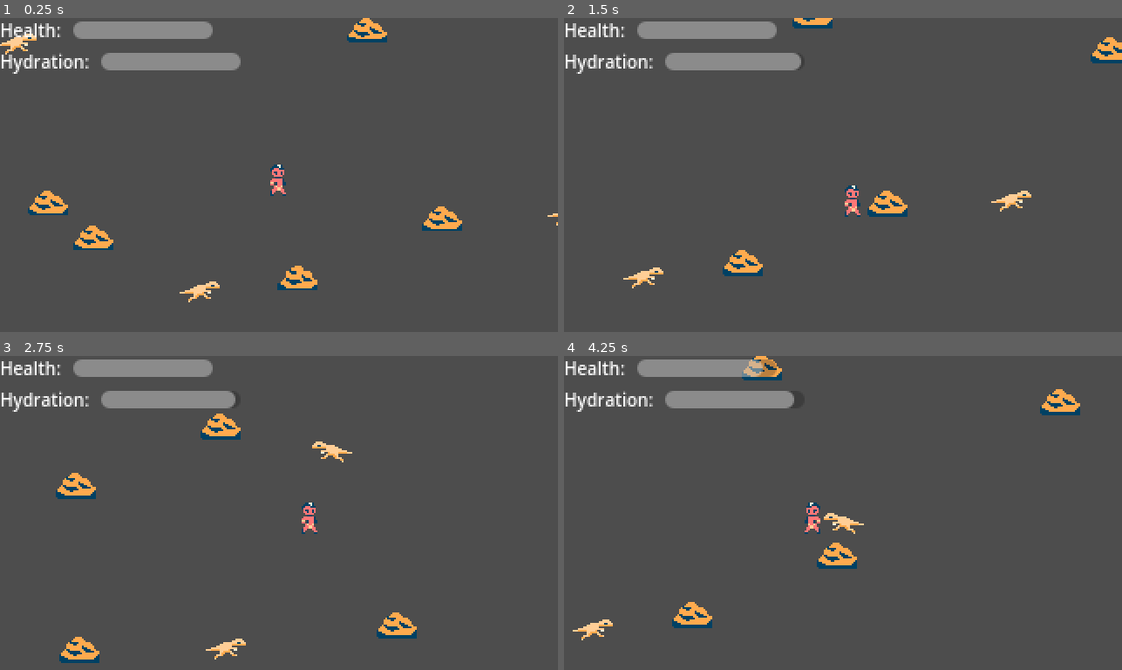
Above: before the commit, frames 1-4 (two rows, left to right).
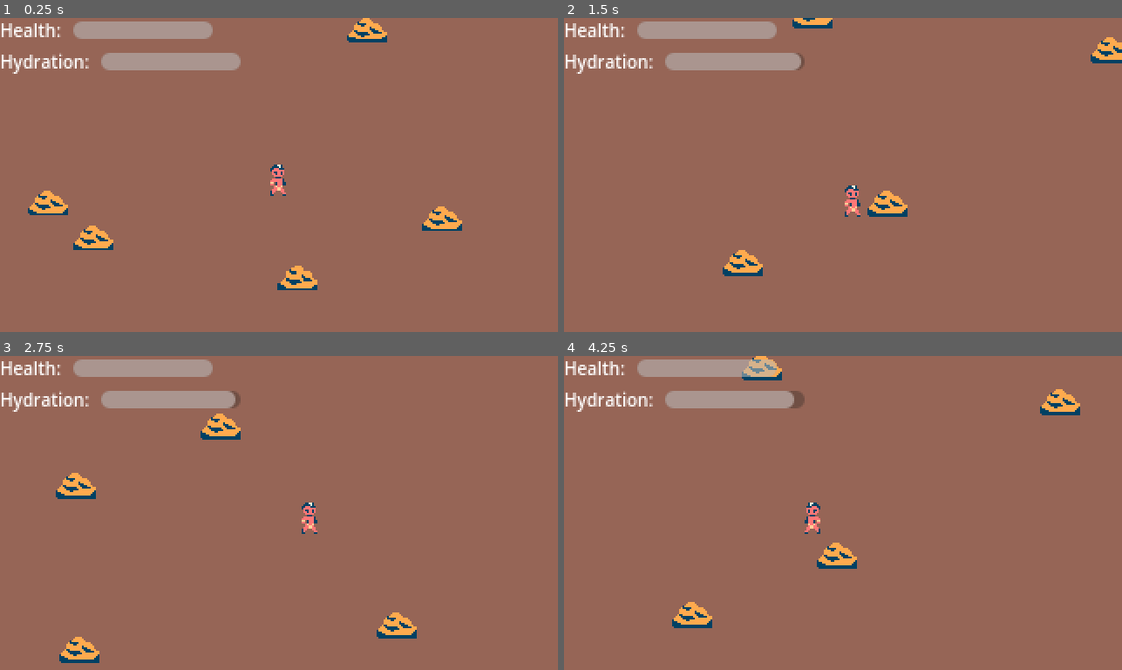
Above: after the commit, the same moments.

Repository: jonathandavidlewis/micro-survival
Game: Godot game, scene res://main_level.tscn
The game is run twice, just before and just after one commit, with the same random seed, the same clock (stepped at 60 frames per second) and the same inputs.
Inputs:
- Up to frame 1 (0.25 s): no input
- Up to frame 2 (1.5 s): tap Enter at 0.5 s; hold D (right) 0.53-1.28 s; hold E (interact) 0.53-1.28 s; hold S (down) from 1.28 s (still down); tap E (interact) at 1.35 s
- Up to frame 3 (2.75 s): release S (down) at 2.03 s; hold D (right) from 2.03 s (still down); hold E (interact) from 2.03 s (still down)
- Up to frame 4 (4.25 s): release D (right) at 2.78 s; release E (interact) at 2.78 s; hold W (up) 2.78-3.53 s; tap E (interact) at 2.85 s; hold A (left) from 3.53 s (still down); hold E (interact) from 3.53 s (still down)

The runs differ from the first frame. In frame 1, 98% of the frame differs, in the area x 0-100%, y 0-100%; in frame 2, 98%; in frame 3, 98%; in frame 4, 98%.

Commit message:
update level design

Diff:
--- a/project/main_level.tscn
+++ b/project/main_level.tscn
@@ -15,36 +15,134 @@
 position = Vector2(154, 110)
 
 [node name="Enemy" parent="." instance=ExtResource("4_ykdti")]
-position = Vector2(-139, 94)
+position = Vector2(-1294, -1185)
 
 [node name="Enemy2" parent="." instance=ExtResource("4_ykdti")]
-position = Vector2(-52, 197)
+position = Vector2(-1102, 197)
 
 [node name="Enemy3" parent="." instance=ExtResource("4_ykdti")]
-position = Vector2(251, 257)
+position = Vector2(-1468, 2244)
 
 [node name="Enemy4" parent="." instance=ExtResource("4_ykdti")]
-position = Vector2(320, 127)
+position = Vector2(1423, 1954)
+
+[node name="Enemy11" parent="." instance=ExtResource("4_ykdti")]
+position = Vector2(-69, 1290)
+
+[node name="Enemy12" parent="." instance=ExtResource("4_ykdti")]
+position = Vector2(1111, 2657)
 
 [node name="Enemy5" parent="." instance=ExtResource("4_ykdti")]
-position = Vector2(258, -12)
+position = Vector2(2757, -42)
 
 [node name="Enemy6" parent="." instance=ExtResource("4_ykdti")]
-position = Vector2(109, 171)
+position = Vector2(-81, -804)
 
 [node name="Enemy7" parent="." instance=ExtResource("4_ykdti")]
-position = Vector2(4, 29)
+position = Vector2(110, -32)
+
+[node name="Enemy35" parent="." instance=ExtResource("4_ykdti")]
+position = Vector2(-207, 309)
+
+[node name="Enemy36" parent="." instance=ExtResource("4_ykdti")]
+position = Vector2(288, 420)
+
+[node name="Enemy37" parent="." instance=ExtResource("4_ykdti")]
+position = Vector2(-501, -335)
+
+[node name="Enemy38" parent="." instance=ExtResource("4_ykdti")]
+position = Vector2(509, -269)
+
+[node name="Enemy39" parent="." instance=ExtResource("4_ykdti")]
+position = Vector2(-809, 879)
+
+[node name="Enemy40" parent="." instance=ExtResource("4_ykdti")]
+position = Vector2(-451, 649)
+
+[node name="Enemy41" parent="." instance=ExtResource("4_ykdti")]
+position = Vector2(840, 860)
+
+[node name="Enemy42" parent="." instance=ExtResource("4_ykdti")]
+position = Vector2(1088, 345)
 
 [node name="Enemy8" parent="." instance=ExtResource("4_ykdti")]
-position = Vector2(-248, -34)
+position = Vector2(-1844, -975)
+
+[node name="Enemy33" parent="." instance=ExtResource("4_ykdti")]
+position = Vector2(1099, -925)
+
+[node name="Enemy34" parent="." instance=ExtResource("4_ykdti")]
+position = Vector2(1005, -1041)
+
+[node name="Enemy13" parent="." instance=ExtResource("4_ykdti")]
+position = Vector2(-3130, 3317)
+
+[node name="Enemy14" parent="." instance=ExtResource("4_ykdti")]
+position = Vector2(-4170, 3385)
+
+[node name="Enemy15" parent="." instance=ExtResource("4_ykdti")]
+position = Vector2(-3805, 2384)
+
+[node name="Enemy16" parent="." instance=ExtResource("4_ykdti")]
+position = Vector2(288, 4539)
+
+[node name="Enemy17" parent="." instance=ExtResource("4_ykdti")]
+position = Vector2(-713, 4558)
+
+[node name="Enemy18" parent="." instance=ExtResource("4_ykdti")]
+position = Vector2(-505, 3812)
+
+[node name="Enemy19" parent="." instance=ExtResource("4_ykdti")]
+position = Vector2(3039, 2578)
+
+[node name="Enemy20" parent="." instance=ExtResource("4_ykdti")]
+position = Vector2(2582, 3236)
+
+[node name="Enemy21" parent="." instance=ExtResource("4_ykdti")]
+position = Vector2(3747, 3004)
+
+[node name="Enemy22" parent="." instance=ExtResource("4_ykdti")]
+position = Vector2(2135, -2188)
+
+[node name="Enemy23" parent="." instance=ExtResource("4_ykdti")]
+position = Vector2(1639, -1827)
+
+[node name="Enemy24" parent="." instance=ExtResource("4_ykdti")]
+position = Vector2(1341, -2580)
+
+[node name="Enemy25" parent="." instance=ExtResource("4_ykdti")]
+position = Vector2(-4163, -206)
+
+[node name="Enemy26" parent="." instance=ExtResource("4_ykdti")]
+position = Vector2(-4512, -1162)
+
+[node name="Enemy27" parent="." instance=ExtResource("4_ykdti")]
+position = Vector2(-5124, -397)
+
+[node name="Enemy28" parent="." instance=ExtResource("4_ykdti")]
+position = Vector2(-1271, -3365)
+
+[node name="Enemy29" parent="." instance=ExtResource("4_ykdti")]
+position = Vector2(-1425, -3346)
+
+[node name="Enemy30" parent="." instance=ExtResource("4_ykdti")]
+position = Vector2(-1365, -3481)
 
 [node name="Enemy9" parent="." instance=ExtResource("4_ykdti")]
-position = Vector2(54, -91)
+position = Vector2(2800, -564)
 
 [node name="Enemy10" parent="." instance=ExtResource("4_ykdti")]
-position = Vector2(-220, 314)
+position = Vector2(-2251, 1656)
+
+[node name="Enemy31" parent="." instance=ExtResource("4_ykdti")]
+position = Vector2(-2477, 420)
+
+[node name="Enemy32" parent="." instance=ExtResource("4_ykdti")]
+position = Vector2(-2437, 67)
 
 [node name="Bushes" type="Node2D" parent="."]
+metadata/_edit_group_ = true
+metadata/_edit_lock_ = true
 
 [node name="Bush" parent="Bushes" instance=ExtResource("4_r0v67")]
 position = Vector2(320, -76)
@@ -93,3 +191,186 @@
 
 [node name="Bush16" parent="Bushes" instance=ExtResource("4_r0v67")]
 position = Vector2(-146, -113)
+
+[node name="Bush17" parent="Bushes" instance=ExtResource("4_r0v67")]
+position = Vector2(-282, 214)
+
+[node name="Bush18" parent="Bushes" instance=ExtResource("4_r0v67")]
+position = Vector2(-90, 382)
+
+[node name="Bush19" parent="Bushes" instance=ExtResource("4_r0v67")]
+position = Vector2(126, 484)
+
+[node name="Bush20" parent="Bushes" instance=ExtResource("4_r0v67")]
+position = Vector2(-228, 492)
+
+[node name="Bush21" parent="Bushes" instance=ExtResource("4_r0v67")]
+position = Vector2(-85, 561)
+
+[node name="Bush22" parent="Bushes" instance=ExtResource("4_r0v67")]
+position = Vector2(292, 675)
+
+[node name="Bush23" parent="Bushes" instance=ExtResource("4_r0v67")]
+position = Vector2(601, 506)
+
+[node name="Bush24" parent="Bushes" instance=ExtResource("4_r0v67")]
+position = Vector2(505, 335)
+
+[node name="Bush25" parent="Bushes" instance=ExtResource("4_r0v67")]
+position = Vector2(844, 239)
+
+[node name="Bush26" parent="Bushes" instance=ExtResource("4_r0v67")]
+position = Vector2(844, -181)
+
+[node name="Bush27" parent="Bushes" instance=ExtResource("4_r0v67")]
+position = Vector2(388, -367)
+
+[node name="Bush28" parent="Bushes" instance=ExtResource("4_r0v67")]
+position = Vector2(-182, -455)
+
+[node name="Bush29" parent="Bushes" instance=ExtResource("4_r0v67")]
+position = Vector2(-615, -277)
+
+[node name="Bush30" parent="Bushes" instance=ExtResource("4_r0v67")]
+position = Vector2(-328, -277)
+
+[node name="Bush31" parent="Bushes" instance=ExtResource("4_r0v67")]
+position = Vector2(109, -277)
+
+[node name="Bush32" parent="Bushes" instance=ExtResource("4_r0v67")]
+position = Vector2(656, -56)
+
+[node name="Bush33" parent="Bushes" instance=ExtResource("4_r0v67")]
+position = Vector2(-607, -114)
+
+[node name="Bush34" parent="Bushes" instance=ExtResource("4_r0v67")]
+position = Vector2(-562, 159)
+
+[node name="Bush35" parent="Bushes" instance=ExtResource("4_r0v67")]
+position = Vector2(-550, 461)
+
+[node name="Bush36" parent="Bushes" instance=ExtResource("4_r0v67")]
+position = Vector2(-293, 699)
+
+[node name="Bush37" parent="Bushes" instance=ExtResource("4_r0v67")]
+position = Vector2(121, 840)
+
+[node name="Bush38" parent="Bushes" instance=ExtResource("4_r0v67")]
+position = Vector2(590, 926)
+
+[node name="Bush39" parent="Bushes" instance=ExtResource("4_r0v67")]
+position = Vector2(-260, 1050)
+
+[node name="Bush40" parent="Bushes" instance=ExtResource("4_r0v67")]
+position = Vector2(-603, 870)
+
+[node name="Bush41" parent="Bushes" instance=ExtResource("4_r0v67")]
+position = Vector2(-929, 191)
+
+[node name="Bush42" parent="Bushes" instance=ExtResource("4_r0v67")]
+position = Vector2(-1051, -390)
+
+[node name="Bush43" parent="Bushes" instance=ExtResource("4_r0v67")]
+position = Vector2(-731, -735)
+
+[node name="Bush44" parent="Bushes" instance=ExtResource("4_r0v67")]
+position = Vector2(-293, -948)
+
+[node name="Bush45" parent="Bushes" instance=ExtResource("4_r0v67")]
+position = Vector2(-293, -948)
+
+[node name="Bush46" parent="Bushes" instance=ExtResource("4_r0v67")]
+position = Vector2(156, -703)
+
+[node name="Bush47" parent="Bushes" instance=ExtResource("4_r0v67")]
+position = Vector2(613, -860)
+
+[node name="Bush48" parent="Bushes" instance=ExtResource("4_r0v67")]
+position = Vector2(281, -1161)
+
+[node name="Bush49" parent="Bushes" instance=ExtResource("4_r0v67")]
+position = Vector2(-626, -1334)
+
+[node name="Bush50" parent="Bushes" instance=ExtResource("4_r0v67")]
+position = Vector2(-1222, -1121)
+
+[node name="Bush51" parent="Bushes" instance=ExtResource("4_r0v67")]
+position = Vector2(-1539, -669)
+
+[node name="Bush52" parent="Bushes" instance=ExtResource("4_r0v67")]
+position = Vector2(-1233, -181)
+
+[node name="Bush53" parent="Bushes" instance=ExtResource("4_r0v67")]
+position = Vector2(-1632, 94)
+
+[node name="Bush54" parent="Bushes" instance=ExtResource("4_r0v67")]
+position = Vector2(-1507, 699)
+
+[node name="Bush55" parent="Bushes" instance=ExtResource("4_r0v67")]
+position = Vector2(-1127, 1239)
+
+[node name="Bush56" parent="Bushes" instance=ExtResource("4_r0v67")]
+position = Vector2(-449, 1685)
+
+[node name="Bush57" parent="Bushes" instance=ExtResource("4_r0v67")]
+position = Vector2(458, 1550)
+
+[node name="Bush58" parent="Bushes" instance=ExtResource("4_r0v67")]
+position = Vector2(1324, 1050)
+
+[node name="Bush59" parent="Bushes" instance=ExtResource("4_r0v67")]
+position = Vector2(1876, 265)
+
+[node name="Bush60" parent="Bushes" instance=ExtResource("4_r0v67")]
+position = Vector2(1888, -1121)
+
+[node name="Bush61" parent="Bushes" instance=ExtResource("4_r0v67")]
+position = Vector2(1141, -1501)
+
+[node name="Bush62" parent="Bushes" instance=ExtResource("4_r0v67")]
+position = Vector2(-182, -2023)
+
+[node name="Bush63" parent="Bushes" instance=ExtResource("4_r0v67")]
+position = Vector2(-1643, -2171)
+
+[node name="Bush64" parent="Bushes" instance=ExtResource("4_r0v67")]
+position = Vector2(-2874, -1334)
+
+[node name="Bush65" parent="Bushes" instance=ExtResource("4_r0v67")]
+position = Vector2(-2885, 561)
+
+[node name="Bush66" parent="Bushes" instance=ExtResource("4_r0v67")]
+position = Vector2(-2028, 2629)
+
+[node name="Bush67" parent="Bushes" instance=ExtResource("4_r0v67")]
+position = Vector2(458, 3151)
+
+[node name="Bush68" parent="Bushes" instance=ExtResource("4_r0v67")]
+position = Vector2(3866, 926)
+
+[node name="Bush69" parent="Bushes" instance=ExtResource("4_r0v67")]
+position = Vector2(3117, -1664)
+
+[node name="Bush70" parent="Bushes" instance=ExtResource("4_r0v67")]
+position = Vector2(2034, 2374)
+
+[node name="Bush71" parent="Bushes" instance=ExtResource("4_r0v67")]
+position = Vector2(-1495, 4324)
+
+[node name="Bush72" parent="Bushes" instance=ExtResource("4_r0v67")]
+position = Vector2(1481, -3232)
+
+[node name="Bush73" parent="Bushes" instance=ExtResource("4_r0v67")]
+position = Vector2(-5083, -1687)
+
+[node name="Bush74" parent="Bushes" instance=ExtResource("4_r0v67")]
+position = Vector2(2806, 4551)
+
+[node name="Bush75" parent="Bushes" instance=ExtResource("4_r0v67")]
+position = Vector2(-4584, 2291)
+
+[node name="Bush76" parent="Bushes" instance=ExtResource("4_r0v67")]
+position = Vector2(-1586, -4380)
+
+[node name="Bush77" parent="Bushes" instance=ExtResource("4_r0v67")]
+position = Vector2(3092, -3132)
--- a/project/project.godot
+++ b/project/project.godot
@@ -85,3 +85,4 @@
 textures/canvas_textures/default_texture_filter=0
 renderer/rendering_method="gl_compatibility"
 renderer/rendering_method.mobile="gl_compatibility"
+environment/defaults/default_clear_color=Color(0.587295, 0.397434, 0.337941, 1)
